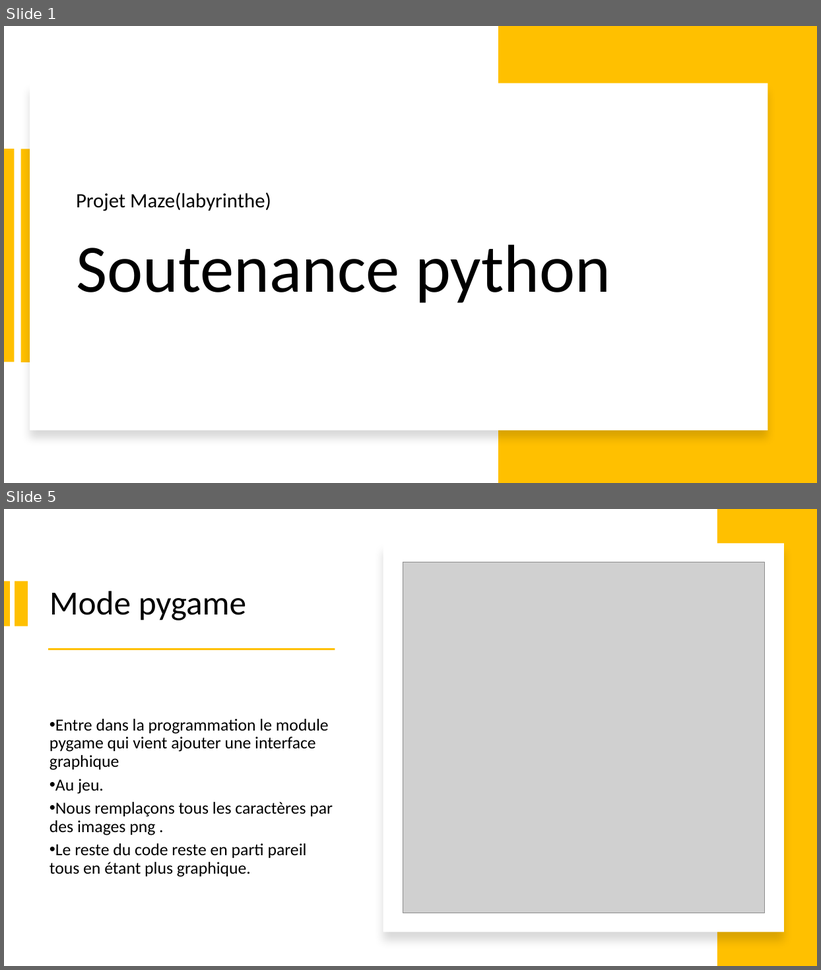
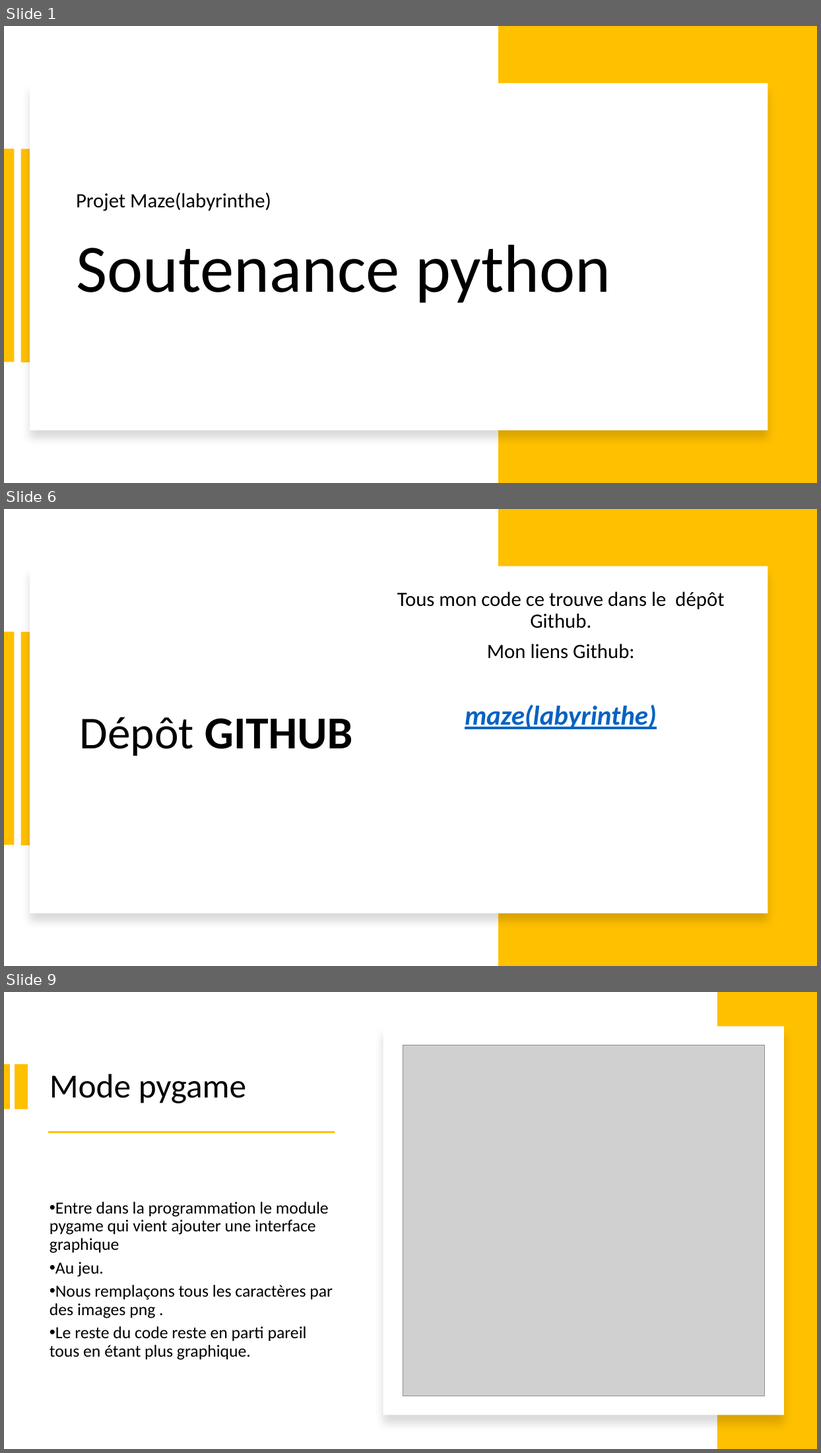
Before and after one commit to adesombre/projet3, a slide deck: soutenance_python.pptx. Shown one above the other, each under a label of ours: slides 1 and 5 before the commit, slides 1, 6 and 9 after it; the slides between them are not shown. The pictures are 821x970 and 821x1453 pixels, drawn with LibreOffice and Linux fonts; fonts in the diff are those of the drawing; grey boxes stand for pictures. Boxes give left, top, right and bottom in pixels: in the first picture for what was removed or moved away, otherwise in the second. Text is boxed around its words. In the diff, an @@ line names an element or a change of style, - is before the commit and + after.

```diff
--- a/soutenance_python.pptx
+++ b/soutenance_python.pptx
@@ slide 6 added at bbox=[4, 509, 817, 966], background #FFFFFF @@
@@ rectangle added at bbox=[499, 509, 817, 966], fill #FFC000 @@
@@ rectangle added at bbox=[30, 566, 768, 914], fill #FFFFFF @@
@@ subtitle added at bbox=[397, 591, 724, 729], 24 pt, text #000000 @@
+Tous mon code ce trouve dans le dépôt Github.
+Mon liens Github:
+maze(labyrinthe)
@@ rectangle added at bbox=[4, 632, 14, 846], fill #FFC000 @@
@@ rectangle added at bbox=[20, 632, 31, 846], fill #FFC000 @@
@@ title added at bbox=[80, 717, 353, 757], 54 pt, text #000000, bold @@
+Dépôt GITHUB
@@ what was slide 5 is now slide 9 @@
```
Also in this commit, not shown: 8 slides changed, 4 other slides added, 1 other file.
